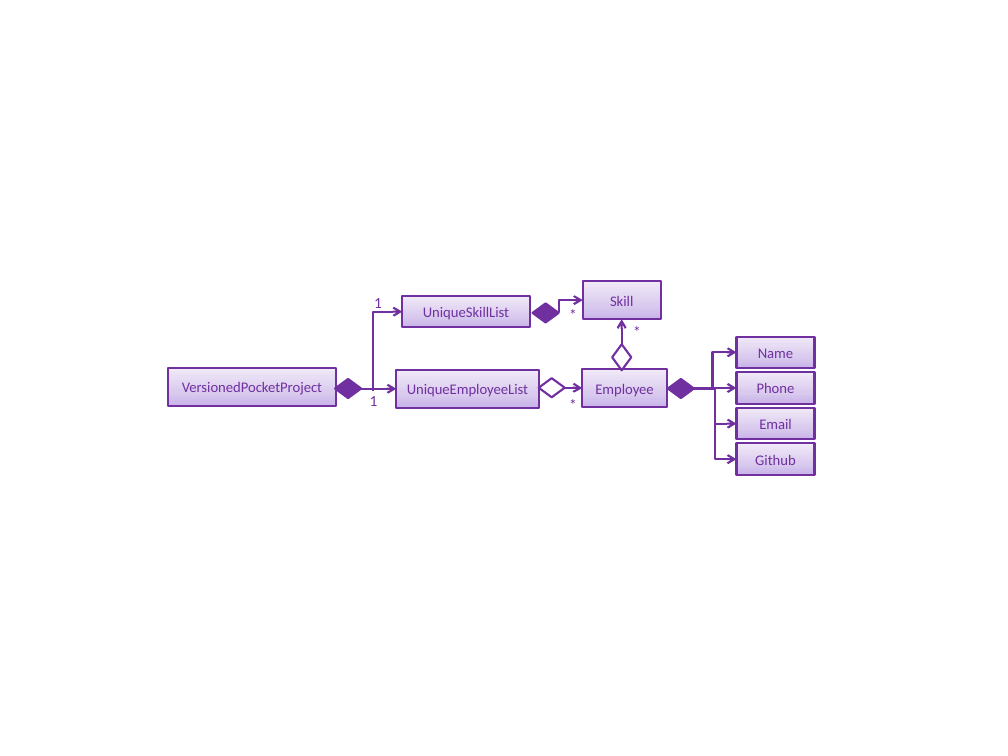
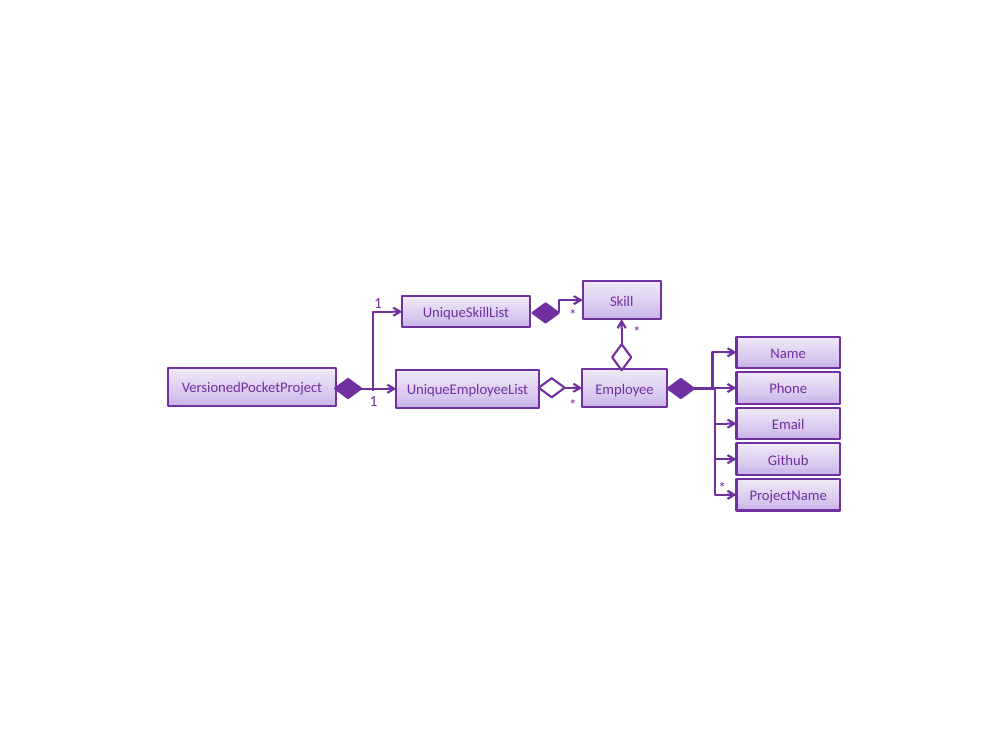
Before and after one commit to shunnizuka/main, a slide deck: slide 1 of docs/diagrams/ModelComponentClassBetterOopDiagram.pptx. Drawn at 1008x756 pixels with LibreOffice and Linux fonts; fonts in the diff are those of the drawing. Boxes give left, top, right and bottom in pixels: in the first picture for what was removed or moved away, otherwise in the second. Text is boxed around its words. In the diff, an @@ line names an element or a change of style, - is before the commit and + after.

```diff
--- a/docs/diagrams/ModelComponentClassBetterOopDiagram.pptx
+++ b/docs/diagrams/ModelComponentClassBetterOopDiagram.pptx
@@ rectangle "Name": place and size @@
-rectangle "Name" at <box>737,337,814,368</box>
+rectangle "Name" at <box>737,337,841,368</box>
@@ elbow arrow added from (694, 388) to (737, 495), #7030A0 1.5 pt @@
@@ rectangle "Phone": place and size @@
-rectangle "Phone" at <box>737,372,814,403</box>
+rectangle "Phone" at <box>737,372,841,403</box>
@@ rectangle "Email": place and size @@
-rectangle "Email" at <box>737,408,814,439</box>
+rectangle "Email" at <box>737,408,841,439</box>
@@ rectangle "Github": place and size @@
-rectangle "Github" at <box>737,444,814,475</box>
+rectangle "Github" at <box>737,444,841,475</box>
@@ text added at <box>712,479,733,499</box>, 11 pt, text #7030A0 @@
+*
@@ rectangle added at <box>737,479,841,510</box>, fill gradient #C9B5E8 to #D8CBEE to #F0EAF9, outline #7030A0 1.5 pt, 10.5 pt, text #7030A0 @@
+ProjectName
```
Also in this commit, not shown: 1 other file.
